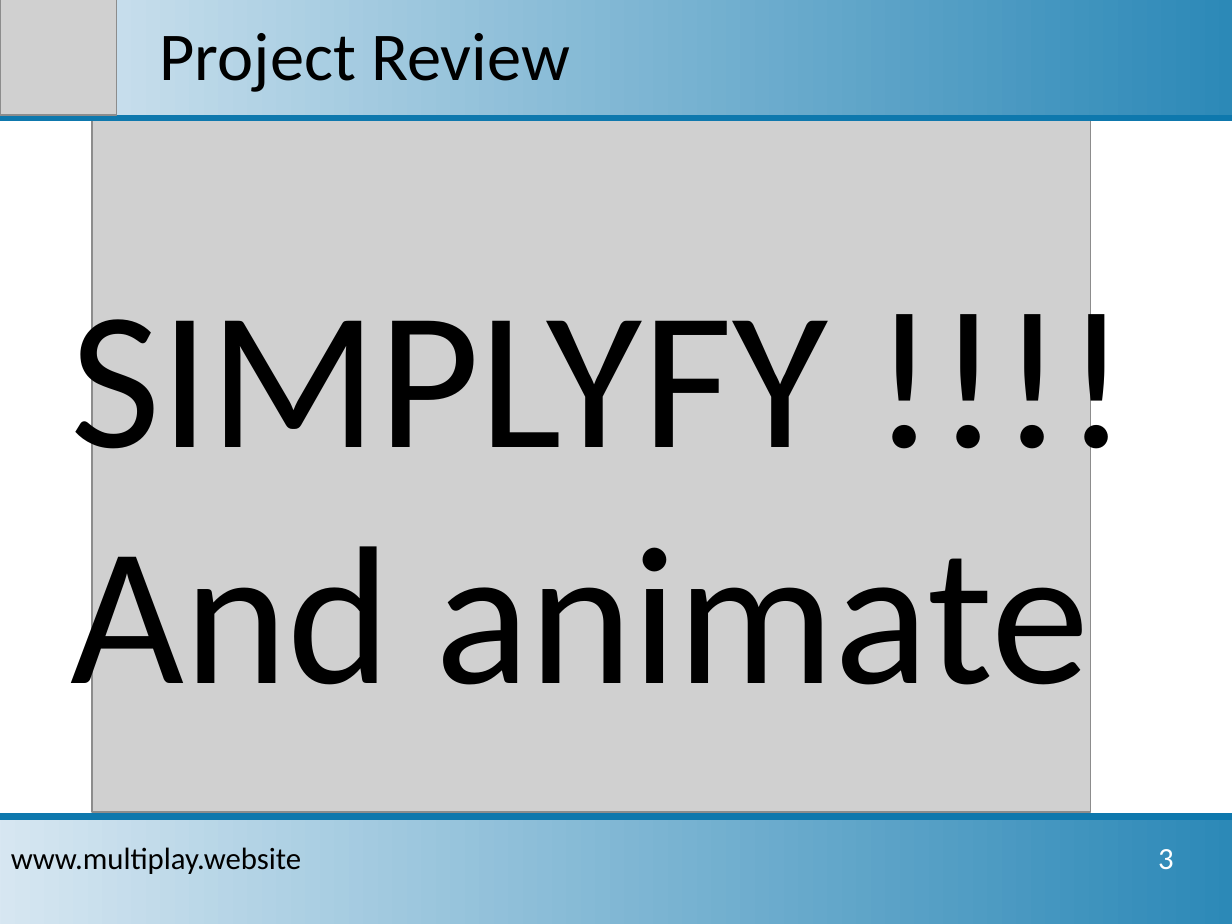
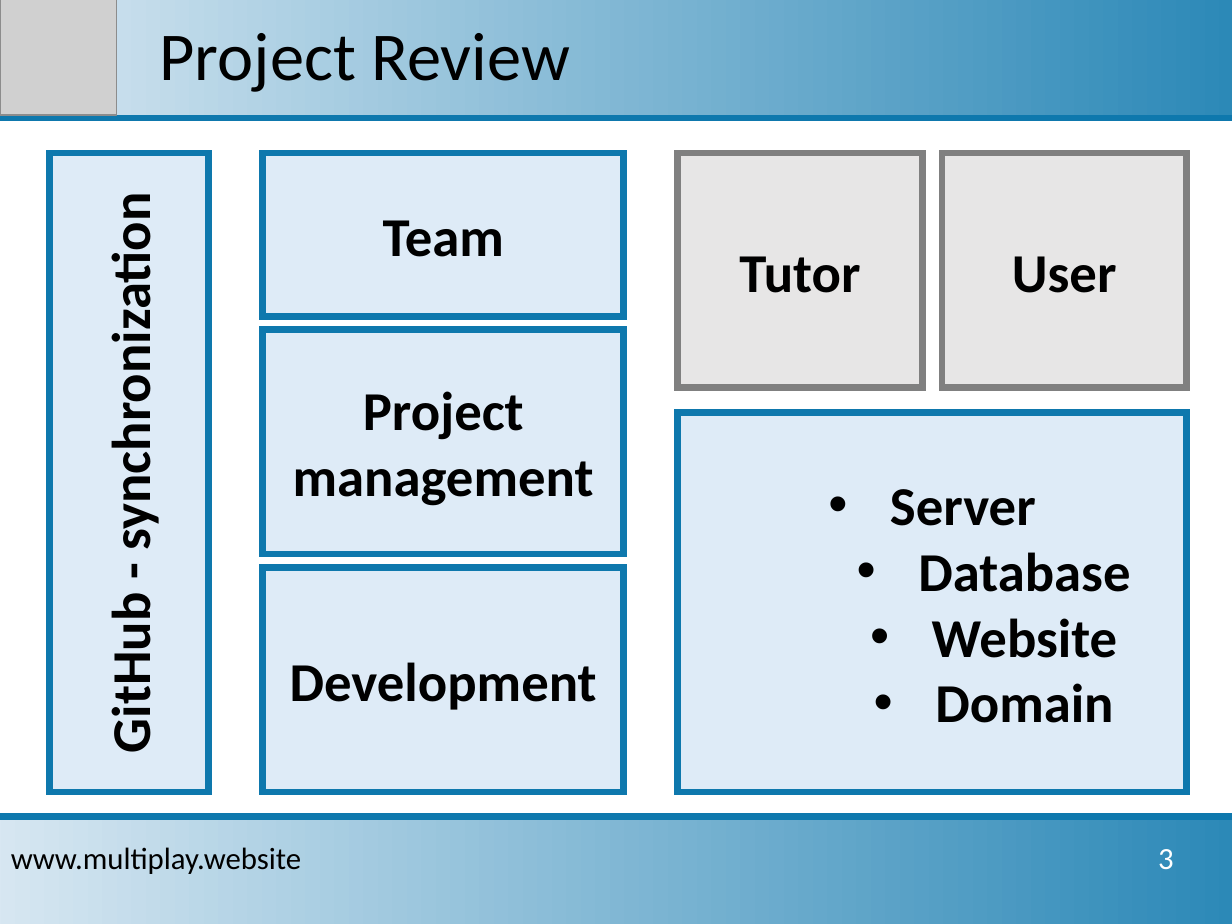
Before and after one commit to sbrinnich/MultiPlay, a slide deck: slide 4 of doc/Projektpraesentation_2017-01-23.pptx. Drawn at 1232x924 pixels with LibreOffice and Linux fonts; fonts in the diff are those of the drawing; grey boxes stand for pictures; background and template pictures are left out. Boxes give left, top, right and bottom in pixels: in the first picture for what was removed or moved away, otherwise in the second. Text is boxed around its words. In the diff, an @@ line names an element or a change of style, - is before the commit and + after.

```diff
--- a/doc/Projektpraesentation_2017-01-23.pptx
+++ b/doc/Projektpraesentation_2017-01-23.pptx
@@ picture removed at (x1=92, y1=118, x2=1090, y2=812) @@
@@ rectangle added at (x1=49, y1=153, x2=208, y2=792), fill #DEEBF7, outline #0E78AD 4 pt, 32 pt, text #000000, bold @@
+GitHub - synchronization
@@ rectangle added at (x1=262, y1=153, x2=623, y2=315), fill #DEEBF7, outline #0E78AD 4 pt, 32 pt, text #000000, bold @@
+Team
@@ rectangle added at (x1=678, y1=153, x2=923, y2=388), fill #E7E6E6, outline #808080 4 pt, 32 pt, text #000000, bold @@
+Tutor
@@ rectangle added at (x1=941, y1=153, x2=1186, y2=388), fill #E7E6E6, outline #808080 4 pt, 32 pt, text #000000, bold @@
+User
@@ text removed at (x1=70, y1=284, x2=1089, y2=728) @@
-SIMPLYFY !!!!
-And animate
@@ rectangle added at (x1=262, y1=329, x2=623, y2=553), fill #DEEBF7, outline #0E78AD 4 pt, 32 pt, text #000000, bold @@
+Project management
@@ rectangle added at (x1=678, y1=413, x2=1186, y2=792), fill #DEEBF7, outline #0E78AD 4 pt, 32 pt, text #000000, bold @@
+• Server
+    • Database
+    • Website
+    • Domain
@@ rectangle added at (x1=262, y1=568, x2=623, y2=792), fill #DEEBF7, outline #0E78AD 4 pt, 32 pt, text #000000, bold @@
+Development
```
Also in this commit, not shown: 2 other slides changed, 1 slide added, 1 slide removed.
